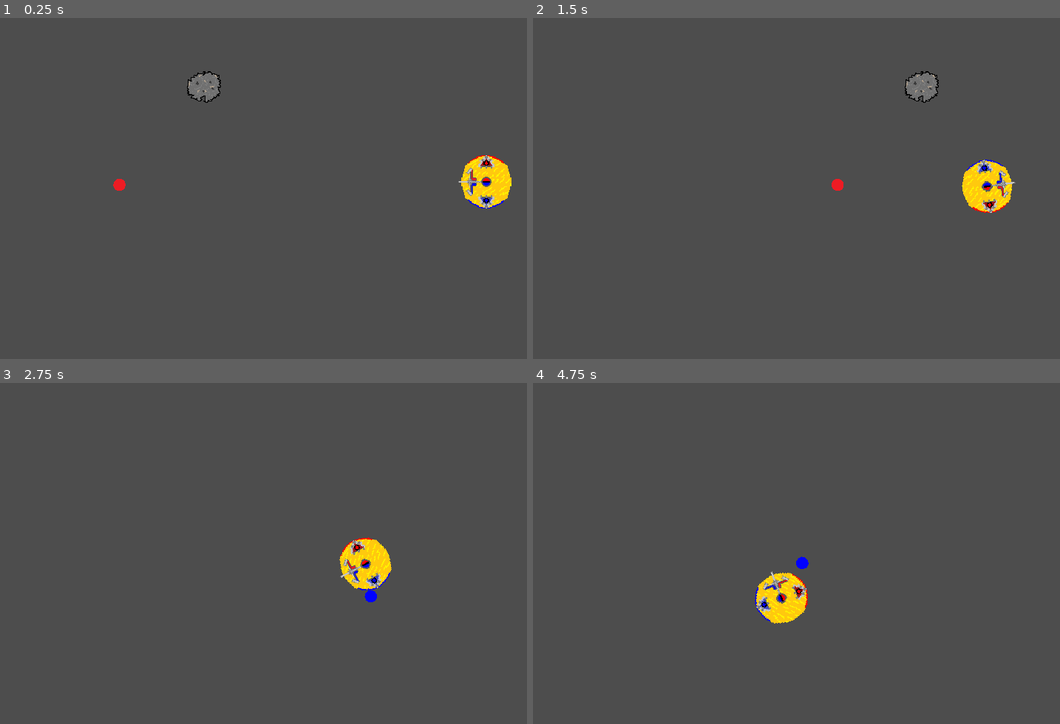
Above: before the commit, frames 1-4 (two rows, left to right).
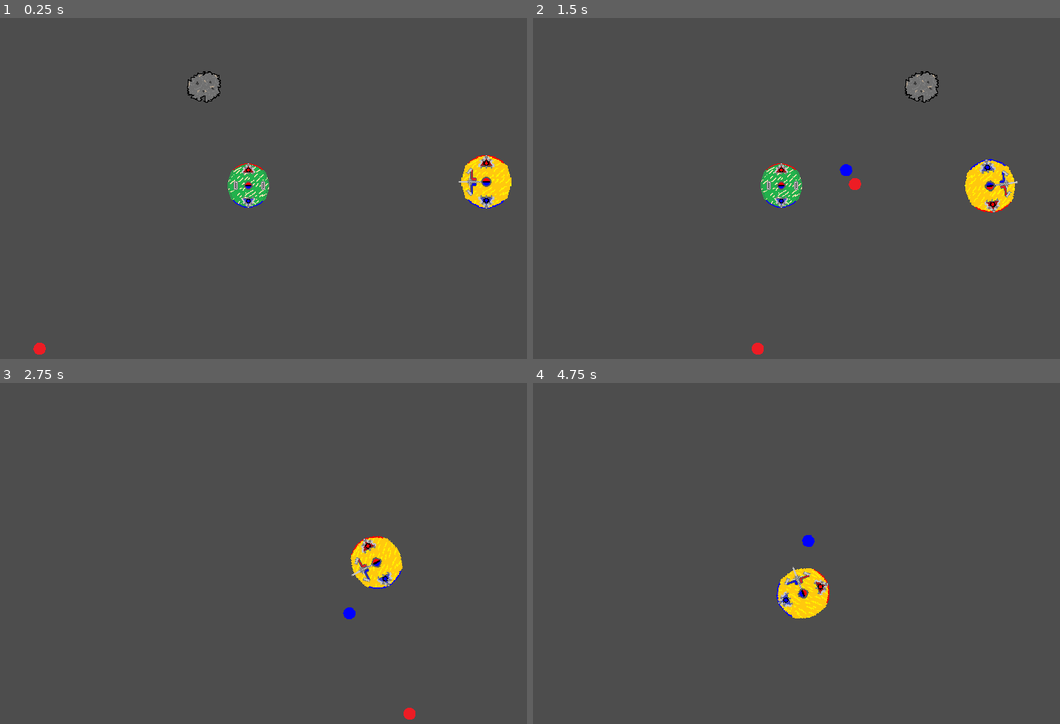
Above: after the commit, the same moments.

Repository: Austincain1006/MelonJam2024
Game: Godot game, scene res://main.tscn
Two runs of this game, one before a commit and one after it. Both use one fixed random seed, a clock stepped at 60 frames per second and the inputs below.
Inputs (mouse positions are in pixels of both pictures, inside the frame that each line leads up to):
- Up to frame 1 (0.25 s): no input
- Up to frame 2 (1.5 s): move the mouse to (912, 178) at 0.52 s; hold D (RotateRight) 0.53-1.28 s; hold Right mouse button (FireNegative) 0.53-1.28 s; click (912, 178) at 0.8 s; move the mouse to (685, 212) at 1.27 s; hold S (MoveBackward) from 1.28 s (still down); click (685, 212) at 1.35 s
- Up to frame 3 (2.75 s): right-click (152, 577) at 1.55 s; move the mouse to (316, 481) at 2.02 s; release S (MoveBackward) at 2.03 s; hold D (RotateRight) from 2.03 s (still down); hold Right mouse button (FireNegative) from 2.03 s (still down); click (316, 481) at 2.3 s
- Up to frame 4 (4.75 s): move the mouse to (764, 631) at 2.77 s; release D (RotateRight) at 2.78 s; release Right mouse button (FireNegative) at 2.78 s; hold W (MoveForward) 2.78-3.53 s; click (764, 631) at 2.85 s; right-click (764, 631) at 3.05 s; move the mouse to (954, 611) at 3.52 s; hold Right mouse button (FireNegative) 3.53-4.28 s; hold A (RotateLeft) from 3.53 s (still down); click (954, 611) at 3.8 s; move the mouse to (633, 505) at 4.27 s; click (633, 505) at 4.35 s; right-click (633, 505) at 4.55 s

The runs differ from the first frame. In frame 1, 0.9% of the frame differs, in the area x 6-52%, y 42-99%; in frame 2, 1.8%, in the area x 41-93%, y 41-99%; in frame 3, 1.4%; in frame 4, 1.7%.

Commit message:
Added Enemy

Diff:
--- a/asteroid.gd
+++ b/asteroid.gd
@@ -1,3 +1,4 @@
+#asteroid.gd
 extends Area2D
 
 var isPositiveCharge
--- /dev/null
+++ b/enemy.gd
@@ -0,0 +1,36 @@
+# enemy.gd
+extends CharacterBody2D
+
+signal enemyDestroyed
+
+var fieldMagnitude = 0.2
+var magneticRadius = 50
+@onready var playerReference
+var ionScene : PackedScene
+
+func _ready():
+	playerReference = get_tree().get_first_node_in_group("Player")
+	ionScene = load("res://ion.tscn")
+
+func _physics_process(delta):
+	pass
+
+func kill():
+	enemyDestroyed.emit()
+	queue_free()
+
+
+func shootCannon():
+	var ion = ionScene.instantiate()
+	ion.position = global_position
+
+	get_tree().get_root().add_child(ion)
+
+	ion.setCharge(randi_range(0,1) == 1)
+	ion.setMask(2)
+	ion.setVelocity( playerReference.global_position - global_position )
+	print(ion.immunityMask)
+
+
+func _on_cannon_timer_timeout():
+	shootCannon()
--- /dev/null
+++ b/enemy.tscn
@@ -0,0 +1,39 @@
+[gd_scene load_steps=6 format=3 uid="uid://cn3iy67pv1sl8"]
+
+[ext_resource type="Texture2D" uid="uid://byvhqr2213l2k" path="res://Art/Enemy.png" id="1_kbdl0"]
+[ext_resource type="Script" path="res://enemy.gd" id="1_pv5fg"]
+
+[sub_resource type="CircleShape2D" id="CircleShape2D_qhqla"]
+
+[sub_resource type="RectangleShape2D" id="RectangleShape2D_s4q65"]
+size = Vector2(250, 125)
+
+[sub_resource type="RectangleShape2D" id="RectangleShape2D_o5f5k"]
+size = Vector2(250, 125)
+
+[node name="Enemy" type="CharacterBody2D" groups=["Enemy"]]
+script = ExtResource("1_pv5fg")
+
+[node name="CollisionShape2D" type="CollisionShape2D" parent="."]
+shape = SubResource("CircleShape2D_qhqla")
+
+[node name="Sprite2D" type="Sprite2D" parent="."]
+texture_filter = 1
+texture = ExtResource("1_kbdl0")
+
+[node name="PositivePole" type="Area2D" parent="." groups=["PositiveField"]]
+
+[node name="CollisionShape2D" type="CollisionShape2D" parent="PositivePole"]
+position = Vector2(0, -62)
+shape = SubResource("RectangleShape2D_s4q65")
+
+[node name="NegativePole" type="Area2D" parent="." groups=["NegativeField"]]
+
+[node name="CollisionShape2D" type="CollisionShape2D" parent="NegativePole"]
+position = Vector2(0, 63)
+shape = SubResource("RectangleShape2D_o5f5k")
+
+[node name="CannonTimer" type="Timer" parent="."]
+autostart = true
+
+[connection signal="timeout" from="CannonTimer" to="." method="_on_cannon_timer_timeout"]
--- a/ion.gd
+++ b/ion.gd
@@ -7,11 +7,13 @@
 @export var speed = 200
 var velocity
 var isPositiveCharge = true
+var immunityMask
 
 
 # Called when the node enters the scene tree for the first time.
 func _ready():
 	velocity = Vector2(1,0)
+	immunityMask = 0
 
 func _process(delta):
 	magneticForce(get_overlapping_areas())
@@ -19,7 +21,6 @@
 
 
 func setCharge(charge):
-	print(charge)
 	isPositiveCharge = charge
 	# Set Texture of Ion to Match Charge
 	if charge == false:
@@ -36,42 +37,51 @@
 
 # Collision Handler
 func _on_body_entered(body):
-	if body.is_in_group("Player"):
+	if body.is_in_group("Player") && immunityMask != 1:
 		playerHit.emit()
+		print("AAH")
+		queue_free()
+	if body.is_in_group("Enemy") && immunityMask != 2:
+		body.kill()
+		print("AAH")
 		queue_free()
 	else:
 		print("Collision!")
 
 
 func _on_visible_on_screen_notifier_2d_screen_exited():
+	print("left")
 	queue_free()
 
 
 func magneticForce(fields):
+
 	var netForce = Vector2.ZERO
-	#print("called")
 	for f in fields:
 		if !f.is_in_group("PositiveField") && !f.is_in_group("NegativeField"):
-			return
+			continue
+		if f.get_parent().is_in_group("Player") && immunityMask == 1:
+			continue
+		if f.get_parent().is_in_group("Enemy") && immunityMask == 2:
+			continue
 
 		var fPos = f.global_position
 		var difference = global_position - fPos
+		print("Diff", difference)
 		var force = difference.normalized() * f.get_parent().fieldMagnitude
 
 		if !shouldAttract(isPositiveCharge, f.is_in_group("PositiveField")):
 			force *= -1
-
-		var distance = (f.get_parent().magneticRadius - difference.length()) / f.get_parent().magneticRadius
+		print(force)
+		var distance = f.get_parent().magneticRadius - difference.length()
+		distance /= f.get_parent().magneticRadius
 		if distance <= 0:
 			distance = 0
-		#setSpeed(speed - distance)
+
 		netForce += force * distance
 
-		print(netForce)
-		print(distance)
-		print("====")
-
 	setVelocity(velocity + netForce)
+	print("=================")
 
 
 func shouldAttract(ionCharge, fieldCharge):
@@ -79,3 +89,6 @@
 		return true
 	else:
 		return false
+
+func setMask(m):
+	immunityMask = m
--- a/main.tscn
+++ b/main.tscn
@@ -1,16 +1,20 @@
-[gd_scene load_steps=4 format=3 uid="uid://cn7ird88eupwv"]
+[gd_scene load_steps=5 format=3 uid="uid://cn7ird88eupwv"]
 
 [ext_resource type="PackedScene" uid="uid://cthywtjlqfrab" path="res://Player.tscn" id="1_2lql5"]
 [ext_resource type="PackedScene" uid="uid://bg1a2u5l6x3s5" path="res://ion.tscn" id="2_jvr20"]
 [ext_resource type="PackedScene" uid="uid://i1iwedi4xvsh" path="res://asteroid.tscn" id="3_pevas"]
+[ext_resource type="PackedScene" uid="uid://cn3iy67pv1sl8" path="res://enemy.tscn" id="4_y53f3"]
 
 [node name="Main" type="Node"]
 
 [node name="Player" parent="." instance=ExtResource("1_2lql5")]
 position = Vector2(665, 223)
 
-[node name="Ion" parent="." instance=ExtResource("2_jvr20")]
-position = Vector2(119, 227)
-
 [node name="Asteroid" parent="." instance=ExtResource("3_pevas")]
 position = Vector2(233, 93)
+
+[node name="Enemy" parent="." instance=ExtResource("4_y53f3")]
+position = Vector2(343, 228)
+
+[node name="Ion" parent="." instance=ExtResource("2_jvr20")]
+position = Vector2(11, 449)
--- a/player.gd
+++ b/player.gd
@@ -2,12 +2,12 @@
 # Player character, handles inputs, movements, and cannon fire.
 extends CharacterBody2D
 
-@export var speed = 220
+@export var speed = 200
 @export var rotateSpeed = 4.0
 @export var ionScene : PackedScene
 var rotationDirection
 var cannonFired
-var fieldMagnitude = 0.1
+var fieldMagnitude = 0.2
 var magneticRadius = 50
 
 
@@ -41,7 +41,8 @@
 
 	owner.add_child(ion)
 	ion.transform = $CannonBarrel.global_transform
-	#ion.setVelocity($CannonBarrel.transform.forward)
+	ion.setMask(1)
+	ion.setVelocity(-$CannonBarrel.global_transform.x)
 
 	cannonFired = true
 	$CannonTimer.start()
--- a/project.godot
+++ b/project.godot
@@ -27,6 +27,7 @@
 Player=""
 PositiveField=""
 NegativeField=""
+Enemy=""
 
 [input]
 
Binary file added: Art/Enemy.png
Not shown, added: Art/Enemy.png.import
